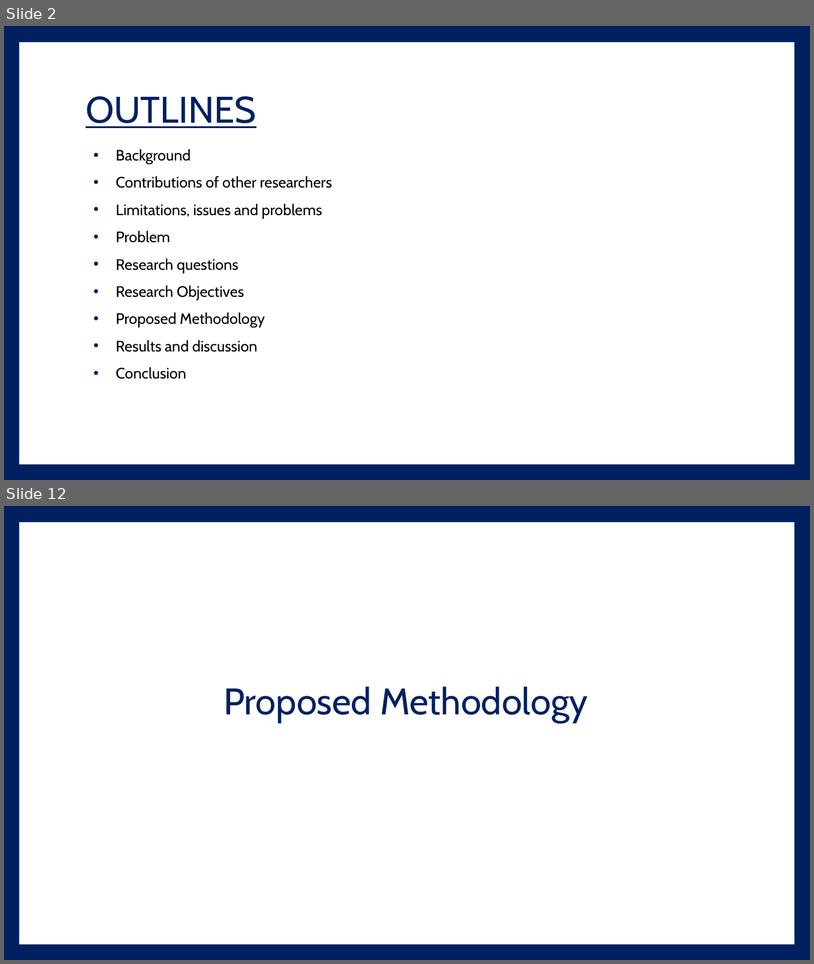
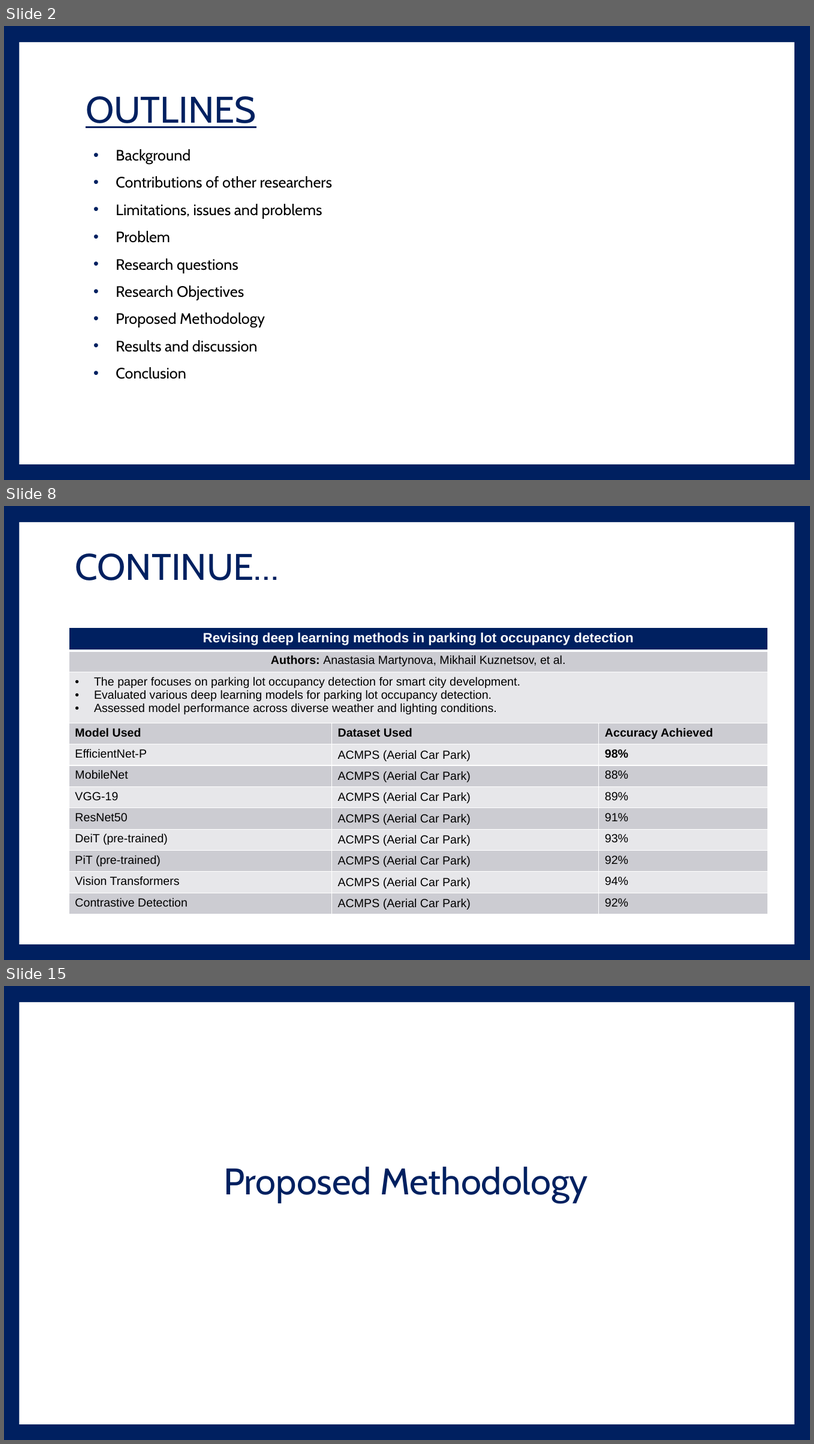
Before and after one commit to hassanarif1231/mphildata, a slide deck: Defence_Thesis.pptx. Shown one above the other, each under a label of ours: slides 2 and 12 before the commit, slides 2, 8 and 15 after it; the slides between them are not shown. The pictures are 814x964 and 814x1444 pixels, drawn with LibreOffice and Linux fonts; fonts in the diff are those of the drawing. Boxes give left, top, right and bottom in pixels: in the first picture for what was removed or moved away, otherwise in the second. Text is boxed around its words. In the diff, an @@ line names an element or a change of style, - is before the commit and + after.

```diff
--- a/Defence_Thesis.pptx
+++ b/Defence_Thesis.pptx
@@ slide 8 added at [4, 506, 810, 960], background #002060; not listed: 1 template element that a slide beside it also shows @@
@@ title added at [75, 553, 279, 580], 44 pt, text #002060 @@
+CONTINUE…
@@ table added at [69, 628, 769, 915], 12 rows, 3 columns @@
+Revising deep learning methods in parking lot occupancy detection |  | 
+Authors: Anastasia Martynova, Mikhail Kuznetsov, et al. |  | 
+The paper focuses on parking lot occupancy detection for smart city development. / Evaluated various deep learning models for parking lot occupancy detection. / Assessed model performance across diverse weather and lighting conditions. |  | 
+Model Used | Dataset Used | Accuracy Achieved
+EfficientNet-P | ACMPS (Aerial Car Park) | 98%
+MobileNet | ACMPS (Aerial Car Park) | 88%
+VGG-19 | ACMPS (Aerial Car Park) | 89%
+ResNet50 | ACMPS (Aerial Car Park) | 91%
+DeiT (pre-trained) | ACMPS (Aerial Car Park) | 93%
+PiT (pre-trained) | ACMPS (Aerial Car Park) | 92%
+Vision Transformers | ACMPS (Aerial Car Park) | 94%
+Contrastive Detection | ACMPS (Aerial Car Park) | 92%
@@ what was slide 12 is now slide 15 @@
```
Also in this commit, not shown: 8 slides changed, 8 other slides added, 6 slides removed.
